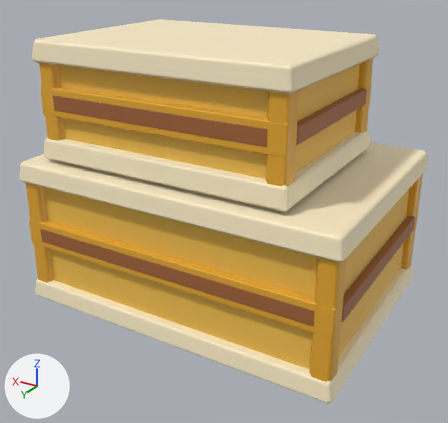
A saved change to the glTF model assets/models/sandgate/b_crate_wall.glb.
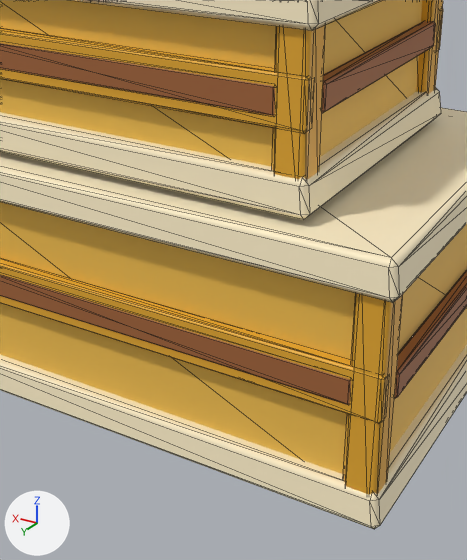
Old and new are each drawn whole from a camera (50 mm lens) standing at (-2.1, 3.56, 2.41) and looking at (-0.03, 0.11, 0.68) and again close up on the part from 22% to 86% of the width and 18% to 100% of the height. Lighting does not change. The marker at lower left points along +X, +Y and +Z. The older version's two pictures come first. The close-ups show mesh edges as thin lines.

Names of what the first close-up shows: 'b_crate_wall'.
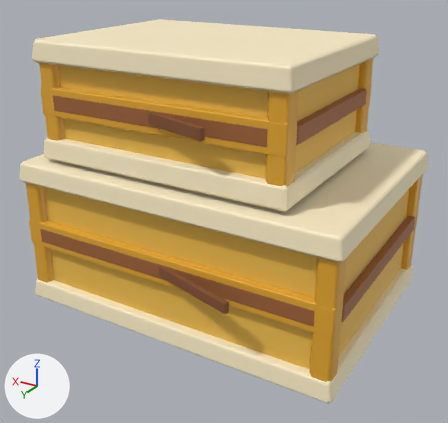
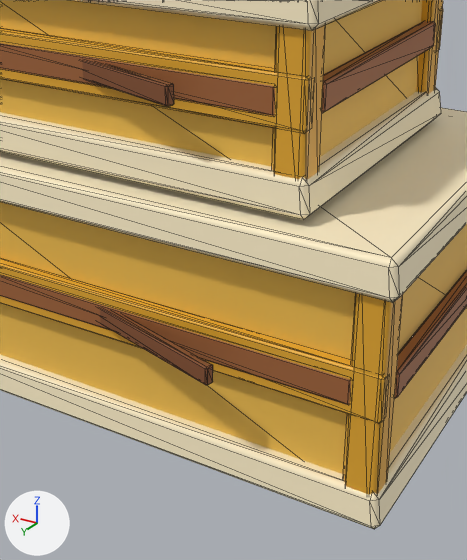
What changed in the scene script:
```text
Add mat_wood:
    mat_wood = principled_material('wood')
    mat_wood.base_color = (0.235, 0.0802, 0.0284)  # brown #85502f
    mat_wood.roughness = 0.58
Change me_b_crate_wall:
    used by ob_b_crate_wall; location = (0.0, 0.0, 0.0)
    remove me_b_crate_wall.from_pydata(...)  # 624 vertices, 1144 faces; spans x -1.18..1.18, y -0.86..0.86, z 0.01..1.87
    add me_b_crate_wall.from_pydata(...)  # 728 vertices, 1336 faces; spans x -1.18..1.18, y -1.0..1.0, z 0.01..1.87
    me_b_crate_wall part 1: the loose piece of 24 vertices spanning x -1.04..1.04, y 0.78..0.84, z 0.48..0.59 is copied, and the copy is turned -16 degrees about the z axis through its middle and scaled by 0.575, then moved by (0.0, 0.01, 0.0), in mat_wood (brown #85502f); it spans x -0.58..0.58, y 0.64..1.0, z 0.5..0.57
    me_b_crate_wall part 2: the loose piece of 24 vertices spanning x -0.68..0.88, y 0.69..0.75, z 1.42..1.53 is copied, and the copy is turned -16 degrees about the z axis through its middle and scaled by 0.593, then moved by (0.0, 0.01, 0.0), in mat_wood (brown #85502f); it spans x -0.35..0.55, y 0.58..0.87, z 1.44..1.51
    other edits to the shape of me_b_crate_wall do not show in these pictures
    add me_b_crate_wall.materials.append(mat_wood)  # brown #85502f
```

Changed parts and their boxes (x1, y1, x2, y2) in the close-ups (467 x 560 px):
part 1 of me_b_crate_wall, added (brown): after (100, 309, 213, 385)
part 2 of me_b_crate_wall, added (brown): after (82, 61, 174, 106)
